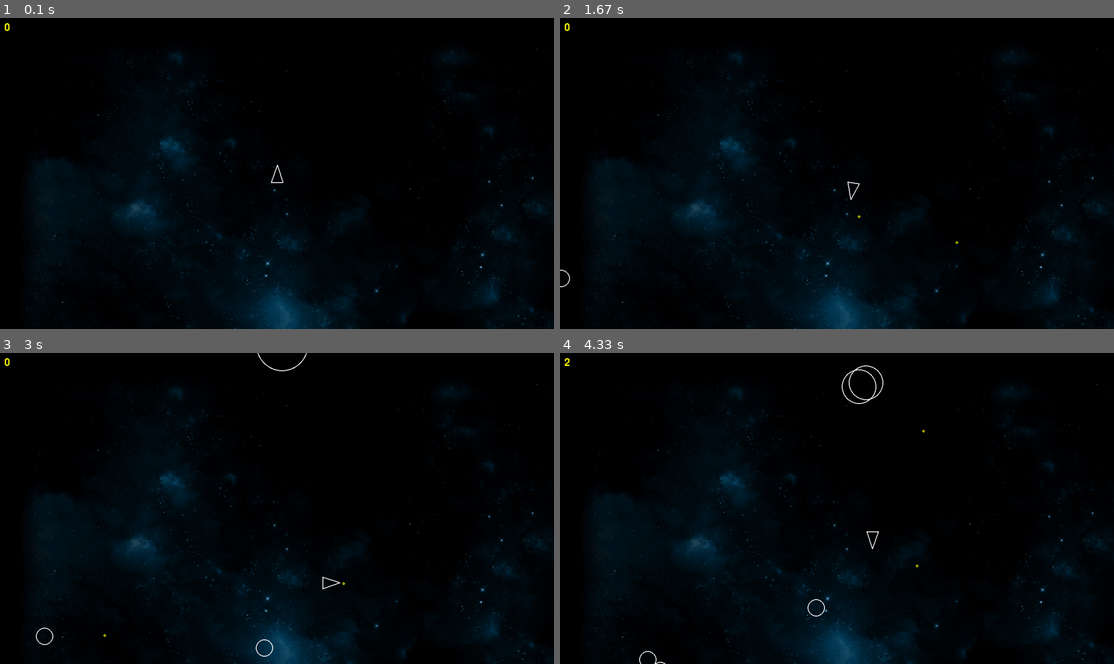
Above: before the commit, frames 1-4 (two rows, left to right).
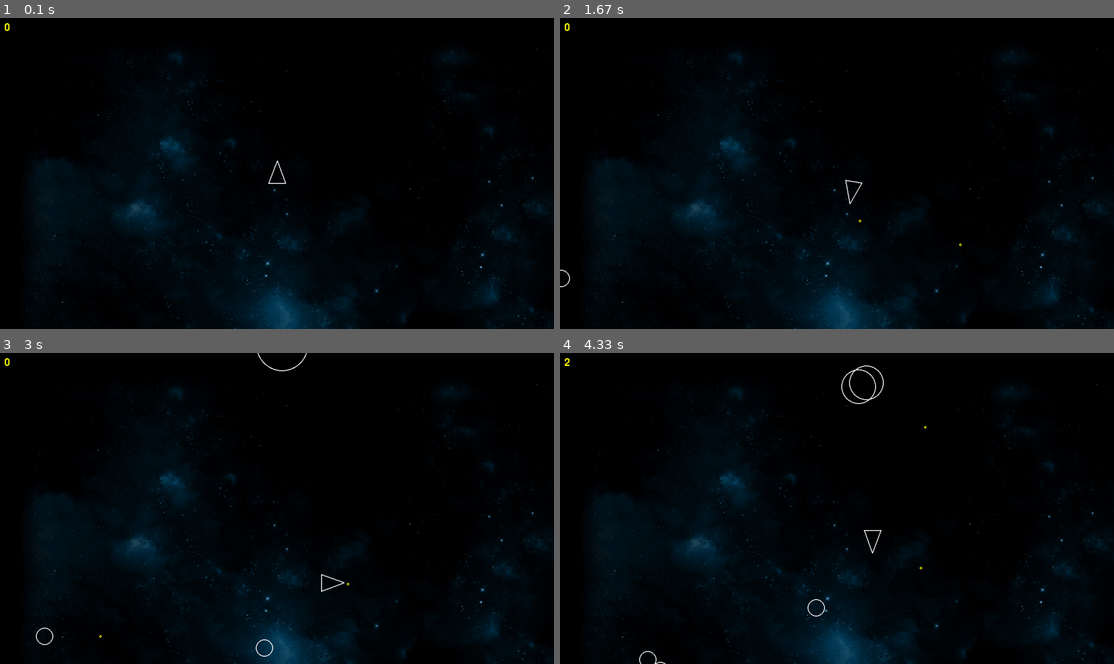
Above: after the commit, the same moments.

Repository: paulhunter/pygame-asteroids
Game: pygame game, started from main.py
Same seed, same stepped clock (60 frames per second), same inputs: the game is played once before the commit and once after it.
Inputs:
- Up to frame 1 (0.1 s): no input
- Up to frame 2 (1.67 s): tap Space at 0.33, 0.73, 1.03, 1.23, 1.57 s; hold Right 0.67-1.13 s; hold Up 1.17-1.47 s; hold Right from 1.5 s (still down)
- Up to frame 3 (3 s): tap Space at 1.87, 2.07, 2.37, 2.63, 2.97 s; release Right at 1.97 s; hold Left 2-2.53 s; hold Down 2.57-2.87 s; hold Left from 2.9 s (still down)
- Up to frame 4 (4.33 s): tap Space at 3.27, 3.4, 3.8, 4.1 s; release Left at 3.3 s; hold Up 3.33-3.7 s; hold Right from 3.73 s (still down)

The runs differ from the first frame. In frame 1, less than 0.1% of the frame differs, in the area x 48-52%, y 45-54%; in frame 2, 0.1%; in frame 3, 0.1%; in frame 4, 0.3%, in the area x 50-67%, y 3-70%.

Commit message:
pin player shape to triangle

Diff:
--- a/constants.py
+++ b/constants.py
@@ -6,7 +6,7 @@
 ASTEROID_MIN_RADIUS = 20 # pixels
 ASTEROID_MAX_RADIUS = ASTEROID_KINDS * ASTEROID_MIN_RADIUS # pixels
 
-PLAYER_RADIUS = 20 # pixels
+PLAYER_RADIUS = 30 # pixels
 PLAYER_TURN_SPEED = 300 # degrees per second
 PLAYER_MAX_SPEED = 200 # pixels per second
 PLAYER_ACCELERATION = 500 # pixels per second per second
--- a/player.py
+++ b/player.py
@@ -29,7 +29,8 @@
         self.shotCooldown = 0
         self.score = 0
         super().__init__(x, y, PLAYER_RADIUS)
-
+        self.__a = self.forward() * PLAYER_RADIUS
+        self.__b = self.forward()
 
     def forward(self):
         # y-axis is negative going up, positive going down
@@ -38,12 +39,13 @@
 
 
     def triangle(self):
-        forward = self.forward()
-        right = pygame.Vector2(1,0).rotate(self.rotation) * self.radius / 1.5
+        forward = self.forward() * self.radius
+        right = forward.rotate(140)
+        left = forward.rotate(220)
 
-        a = self.position + (forward * self.radius)
-        b = self.position - (forward * self.radius) - right
-        c = self.position - (forward * self.radius) + right
+        a = self.position + forward
+        b = self.position + right # - (forward * self.radius) - pygame.Vector(-right.x
+        c = self.position + left # - (forward * self.radius) + right
         return [a, b, c]
 
 
@@ -84,7 +86,8 @@
 
     def draw(self, screen):
         pygame.draw.polygon(screen, "white", self.triangle(), 2)
-
+        # Circlular Boundary
+        # pygame.draw.circle(screen, "blue", self.position, self.radius, 2)
 
     def update(self, dt):
         keys = pygame.key.get_pressed()
